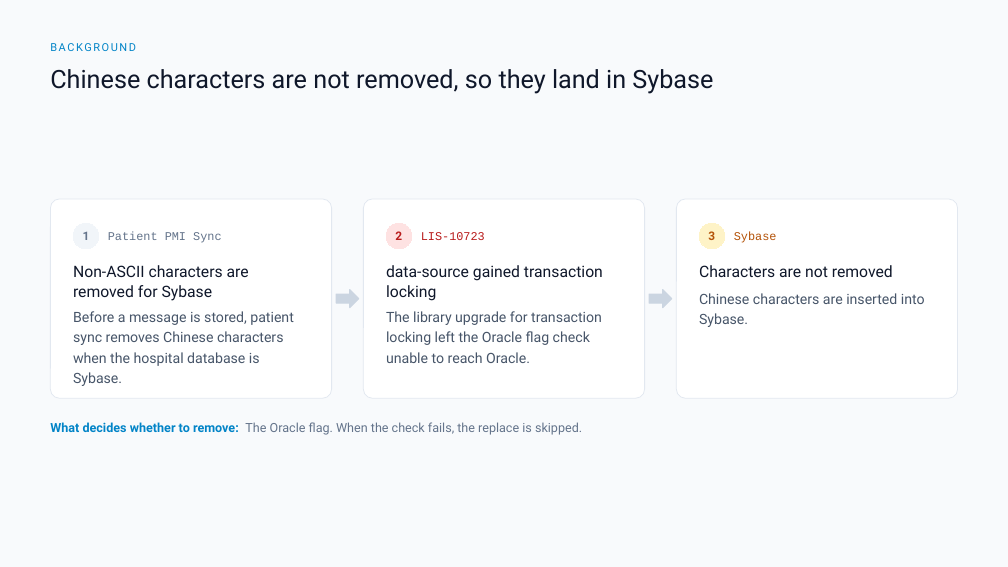
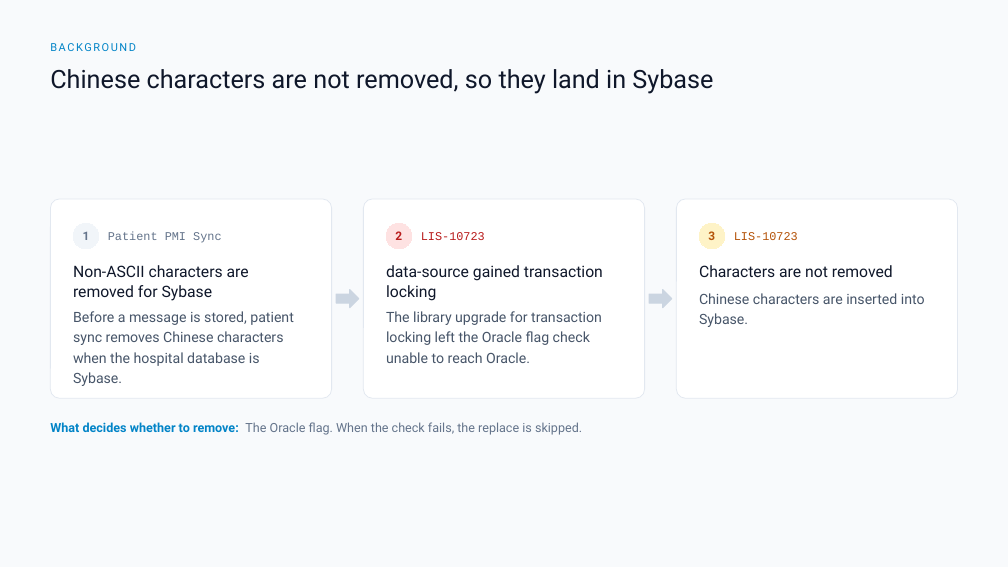
Before and after one commit to DragonChong/HA-Notes, a slide deck: slide 3 of SDLC/Projects/TMP-failure-in-removing-chinese-character-in-lis-patient-pmi-sync-svc/assets/failure-in-removing-chinese-character-in-lis-patient-pmi-sync-svc.pptx. Drawn at 1008x567 pixels with LibreOffice and Linux fonts; fonts in the diff are those of the drawing. Boxes give left, top, right and bottom in pixels: in the first picture for what was removed or moved away, otherwise in the second. Text is boxed around its words. In the diff, an @@ line names an element or a change of style, - is before the commit and + after.

```diff
--- a/SDLC/Projects/TMP-failure-in-removing-chinese-character-in-lis-patient-pmi-sync-svc/assets/failure-in-removing-chinese-character-in-lis-patient-pmi-sync-svc.pptx
+++ b/SDLC/Projects/TMP-failure-in-removing-chinese-character-in-lis-patient-pmi-sync-svc/assets/failure-in-removing-chinese-character-in-lis-patient-pmi-sync-svc.pptx
@@ text at box(734, 232, 798, 240): text changed @@
-Sybase
+LIS-10723
```
Also in this commit, not shown: 2 other slides changed, 1 slide removed, 4 other files.
